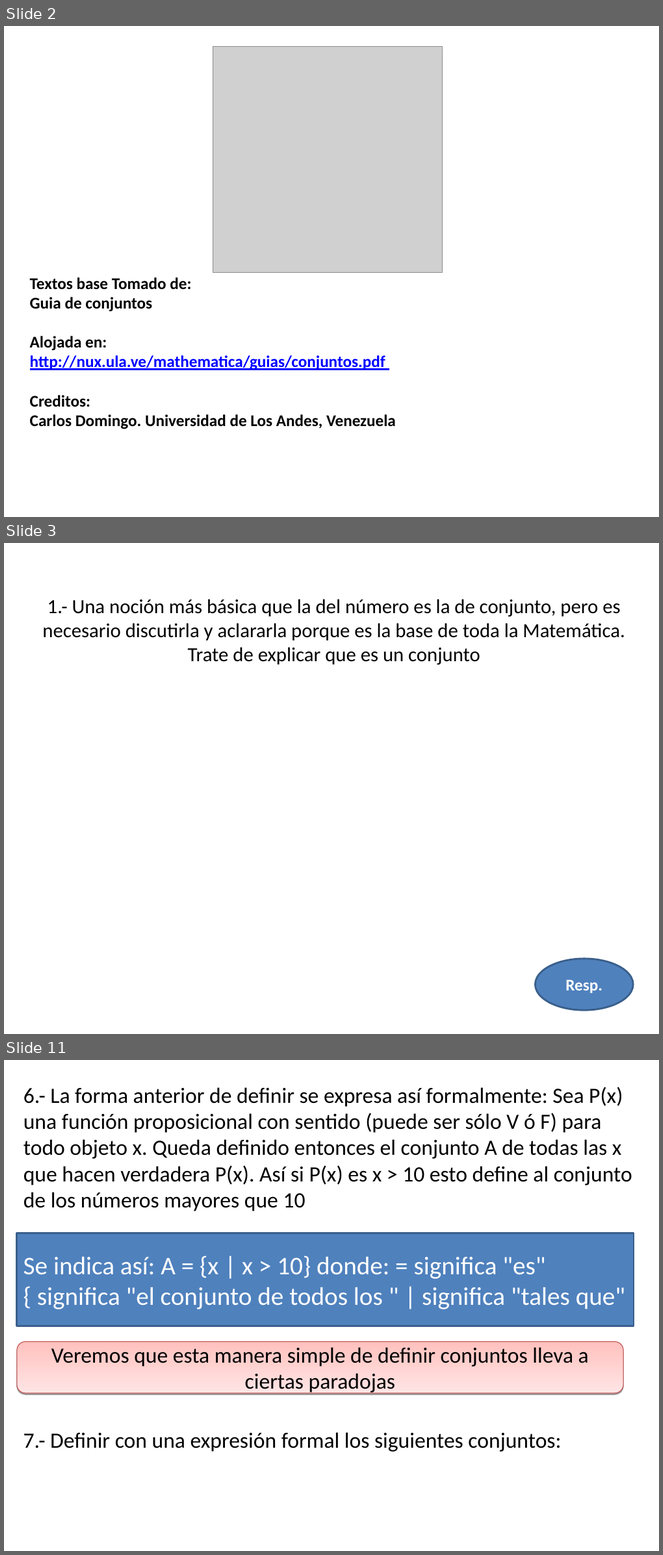
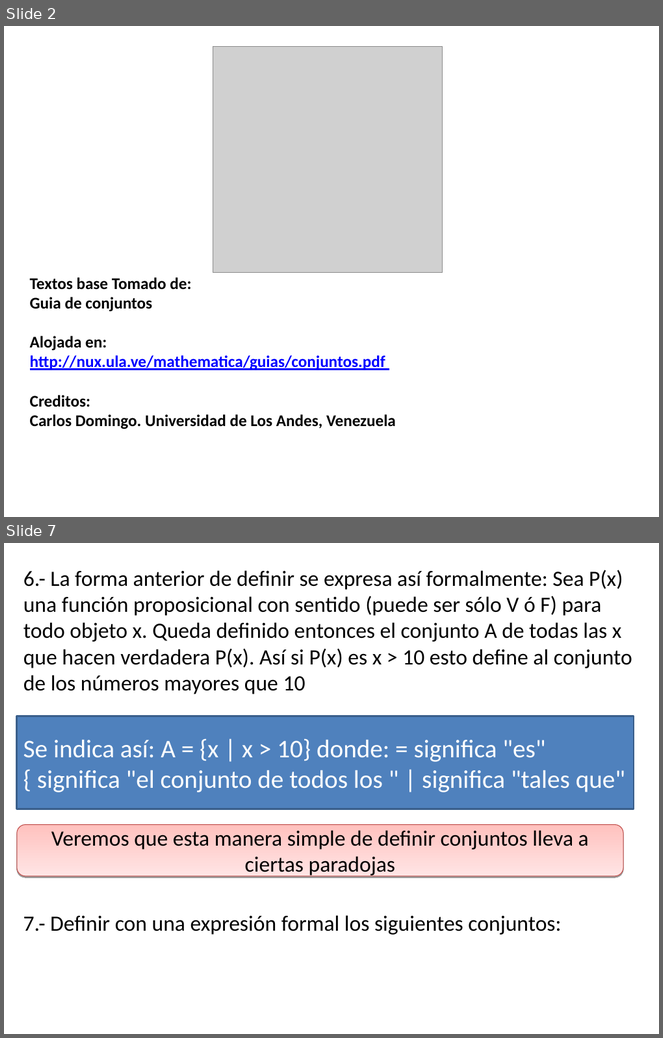
Before and after one commit to ULAnux/mathematica, a slide deck: formato nuevo para guias /Guia conjuntos.odp. Shown one above the other, each under a label of ours: slides 2, 3 and 11 before the commit, slides 2 and 7 after it; the slides between them are not shown. The pictures are 663x1555 and 663x1038 pixels, drawn with LibreOffice and Linux fonts; fonts in the diff are those of the drawing; grey boxes stand for pictures. Boxes give left, top, right and bottom in pixels: in the first picture for what was removed or moved away, otherwise in the second. Text is boxed around its words. In the diff, an @@ line names an element or a change of style, - is before the commit and + after.

```diff
--- a/formato nuevo para guias /Guia conjuntos.odp
+++ b/formato nuevo para guias /Guia conjuntos.odp
@@ slide 3 removed at box(4, 543, 659, 1034), background #FFFFFF @@
@@ title removed at box(42, 599, 625, 665) @@
-1.- Una noción más básica que la del número es la de conjunto, pero es necesario discutirla y aclararla porque es la base de toda la Matemática. Trate de explicar que es un conjunto
@@ ellipse removed at box(535, 959, 634, 1011) @@
-Resp.
@@ what was slide 11 is now slide 7 @@
```
Also in this commit, not shown: 23 slides changed, 23 other slides removed, 6 other files.
